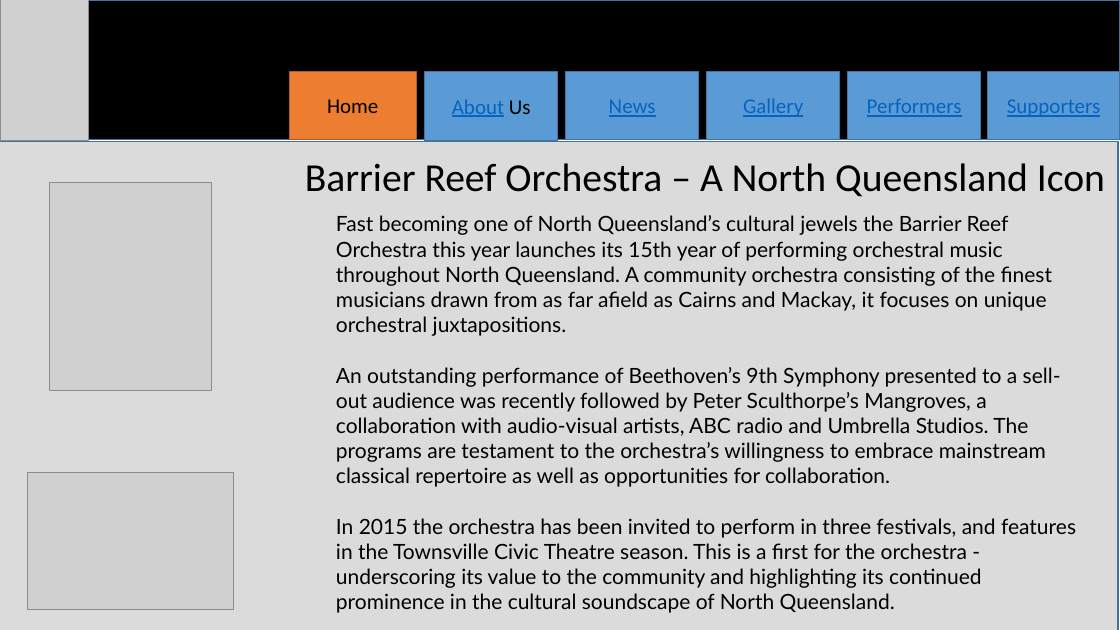
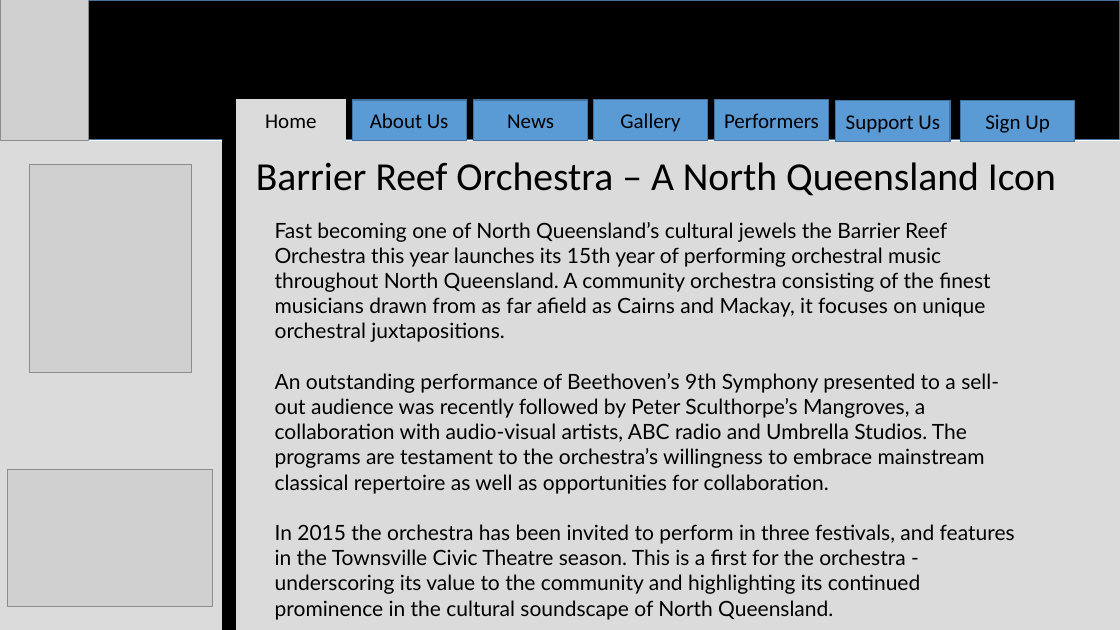
Before and after one commit to JacobJ97/Barrier-Reef-Orchestra-Website, a slide deck: slide 1 of Design Comps/barrier reef powerpoint simulation.pptx. Drawn at 1120x630 pixels with LibreOffice and Linux fonts; fonts in the diff are those of the drawing; grey boxes stand for pictures. Boxes give left, top, right and bottom in pixels: in the first picture for what was removed or moved away, otherwise in the second. Text is boxed around its words. In the diff, an @@ line names an element or a change of style, - is before the commit and + after.

Commit message:
barrier reef orchestra powerpoint v2

```diff
--- a/Design Comps/barrier reef powerpoint simulation.pptx
+++ b/Design Comps/barrier reef powerpoint simulation.pptx
@@ rectangle removed at [987,71,1120,140] @@
-Supporters
@@ rectangle "Home": place and size @@
-rectangle "Home" at [289,71,416,140]
+rectangle "Home" at [236,100,345,140]
@@ rectangle "Home" at [236,100,345,140]: fill #ED7D31 to #DBDBDB; outline #AF5C24 1 pt to #DBDBDB 1 pt @@
@@ rectangle "About Us": place and size @@
-rectangle "About Us" at [425,71,558,141]
+rectangle "About Us" at [352,100,466,140]
@@ rectangle "About Us" at [352,100,466,140]: text colour #0563C1 to #000000, underline off in "About" @@
@@ rectangle "News": place and size @@
-rectangle "News" at [566,71,699,140]
+rectangle "News" at [474,100,588,140]
@@ rectangle "Gallery": place and size @@
-rectangle "Gallery" at [707,71,839,140]
+rectangle "Gallery" at [594,100,708,140]
@@ text colour #0563C1 to #000000, underline off in 3 elements at [474,100,588,140], [594,100,708,140], [715,100,829,140] @@
@@ rectangle "Performers": place and size @@
-rectangle "Performers" at [848,71,981,140]
+rectangle "Performers" at [715,100,829,140]
@@ rectangle added at [836,101,950,141], fill #5B9BD5, outline #43739E 1 pt, 18 pt, text #000000 @@
+Support Us
@@ rectangle added at [960,101,1075,141], fill #5B9BD5, outline #43739E 1 pt, 18 pt, text #000000 @@
+Sign Up
@@ rectangle at [0,141,1120,630]: outline #43739E 1 pt to #DBDBDB 1 pt @@
@@ rectangle added at [223,139,235,630], fill #000000, outline #000000 1 pt @@
@@ line added from (226, 134) to (226, 630), #000000 0.5 pt @@
@@ text "Barrier Reef Orchestra – A ...": place and size @@
-text "Barrier Reef Orchestra – A ..." at [305,163,1105,197]
+text "Barrier Reef Orchestra – A ..." at [256,162,1056,196]
@@ picture: place and size @@
-picture at [50,182,211,390]
+picture at [30,165,192,372]
@@ text "Fast becoming one of North ...": place and size @@
-text "Fast becoming one of North ..." at [336,215,1076,613]
+text "Fast becoming one of North ..." at [275,222,1015,620]
@@ picture: place and size @@
-picture at [28,473,233,610]
+picture at [8,470,213,607]
```
Also in this commit, not shown: 7 other slides changed, 9 slides added.
